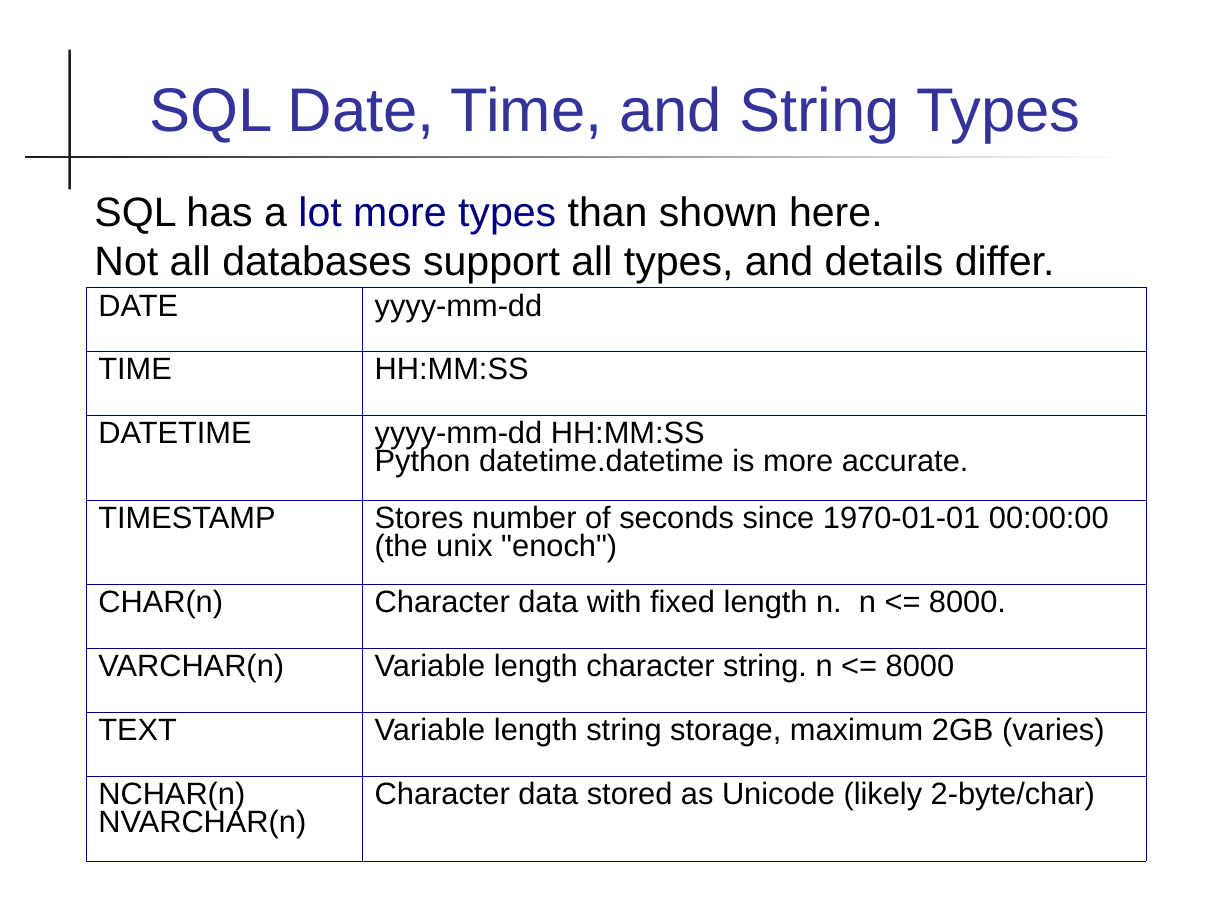
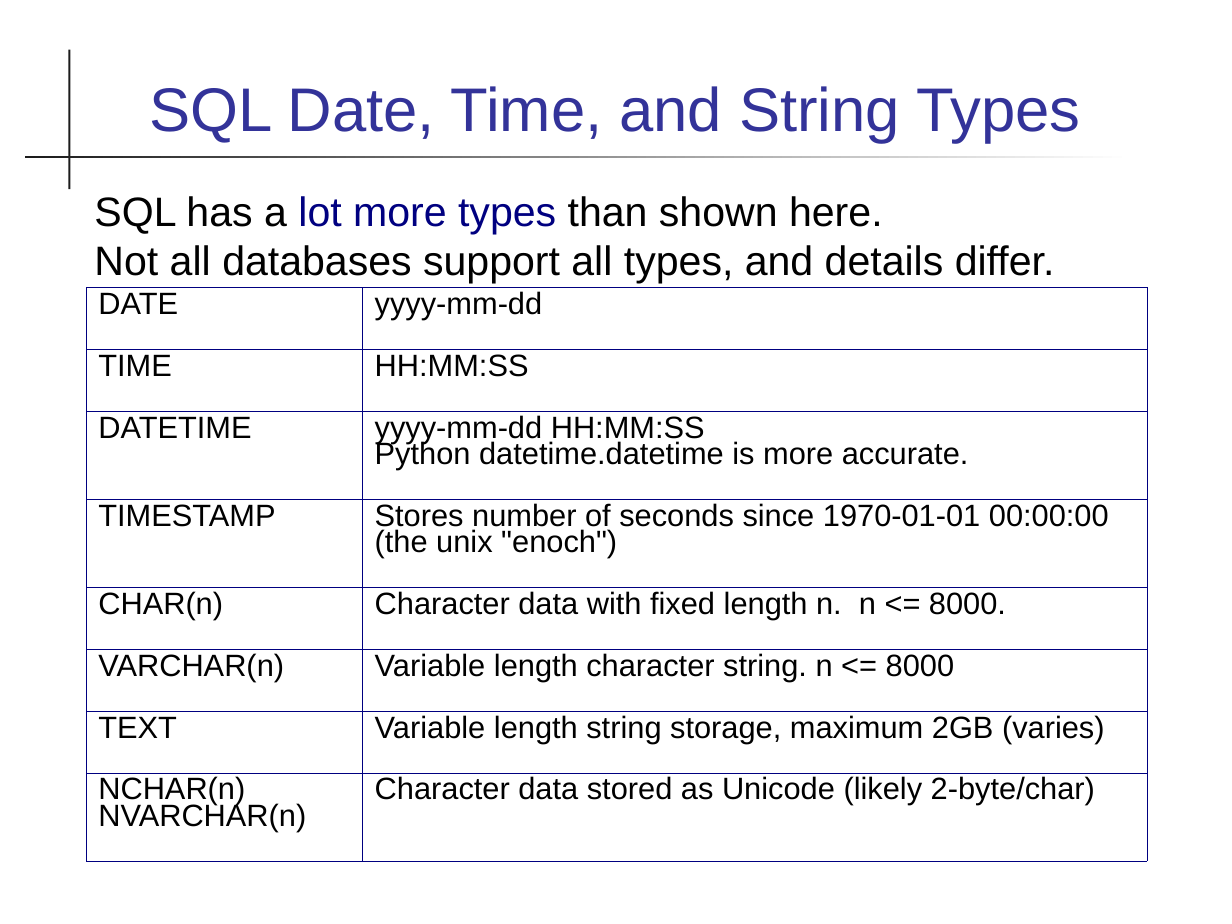
Before and after one commit to cpske/ISP, a slide deck: slide 19 of database/Database-Basics.ppt. Drawn at 1232x924 pixels with LibreOffice and Linux fonts; fonts in the diff are those of the drawing. Boxes give left, top, right and bottom in pixels: in the first picture for what was removed or moved away, otherwise in the second. Text is boxed around its words. In the diff, an @@ line names an element or a change of style, - is before the commit and + after.

```diff
--- a/database/Database-Basics.ppt
+++ b/database/Database-Basics.ppt
@@ table at (86, 287, 1146, 860) @@
@@ line spacing 0.81 to 0.76 @@
```
Also in this commit, not shown: 4 other slides changed, 3 other files.
